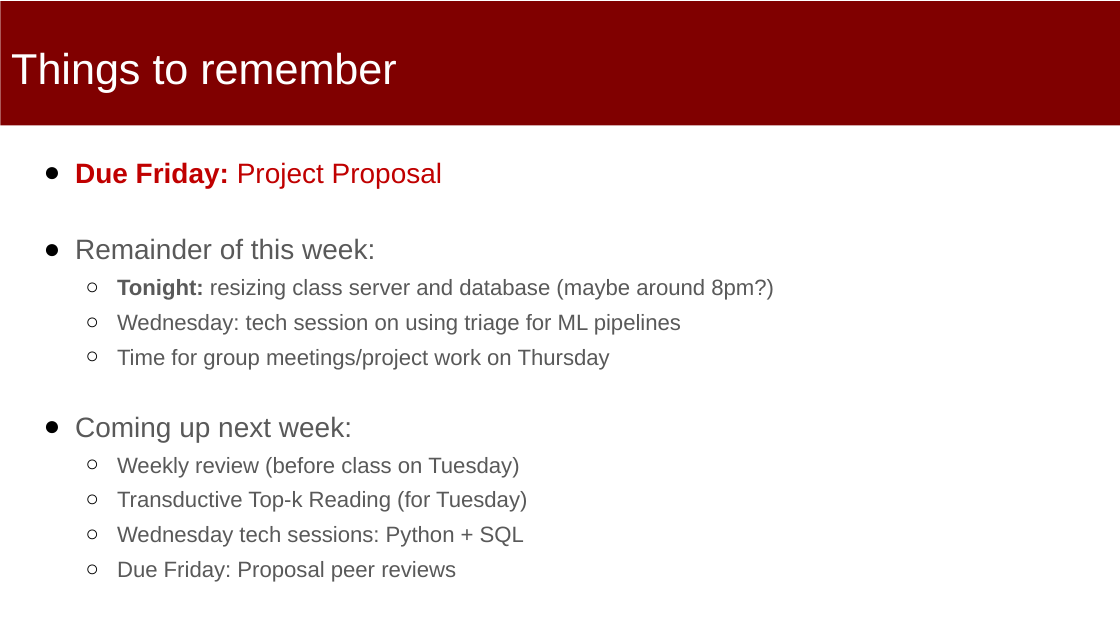
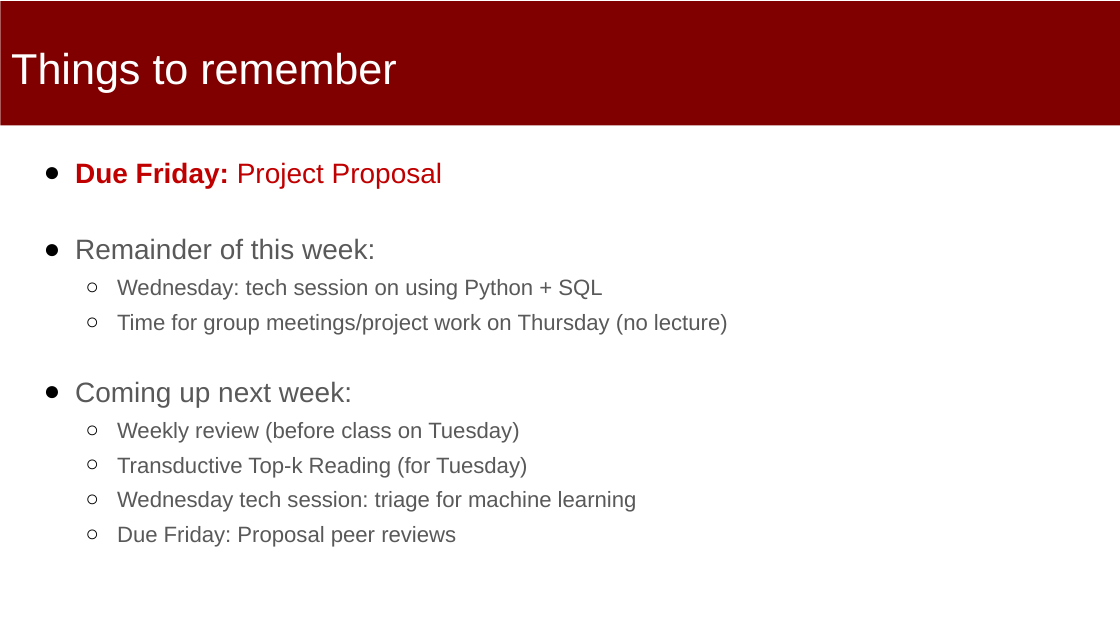
Before and after one commit to dssg/mlforpublicpolicylab, a slide deck: slide 43 of Lectures/09-Machine-Learning-Pipelines.pptx (slide 34 before the commit). Drawn at 1120x630 pixels with LibreOffice and Linux fonts; fonts in the diff are those of the drawing. Boxes give left, top, right and bottom in pixels: in the first picture for what was removed or moved away, otherwise in the second. Text is boxed around its words. In the diff, an @@ line names an element or a change of style, - is before the commit and + after.

Commit message:
slides

```diff
--- a/Lectures/09-Machine-Learning-Pipelines.pptx
+++ b/Lectures/09-Machine-Learning-Pipelines.pptx
@@ text at [117,279,728,335]: text changed @@
-  ○ Tonight: resizing class server and database (maybe around 8pm?)
-  ○ Wednesday: tech session on using triage for ML pipelines
-  ○ Time for group meetings/project work on Thursday
+  ○ Wednesday: tech session on using Python + SQL
+  ○ Time for group meetings/project work on Thursday (no lecture)
@@ text at [117,491,637,512]: text changed @@
-  ○ Wednesday tech sessions: Python + SQL
+  ○ Wednesday tech session: triage for machine learning
```
Also in this commit, not shown: 3 other slides changed, 10 slides added, 1 slide removed.
